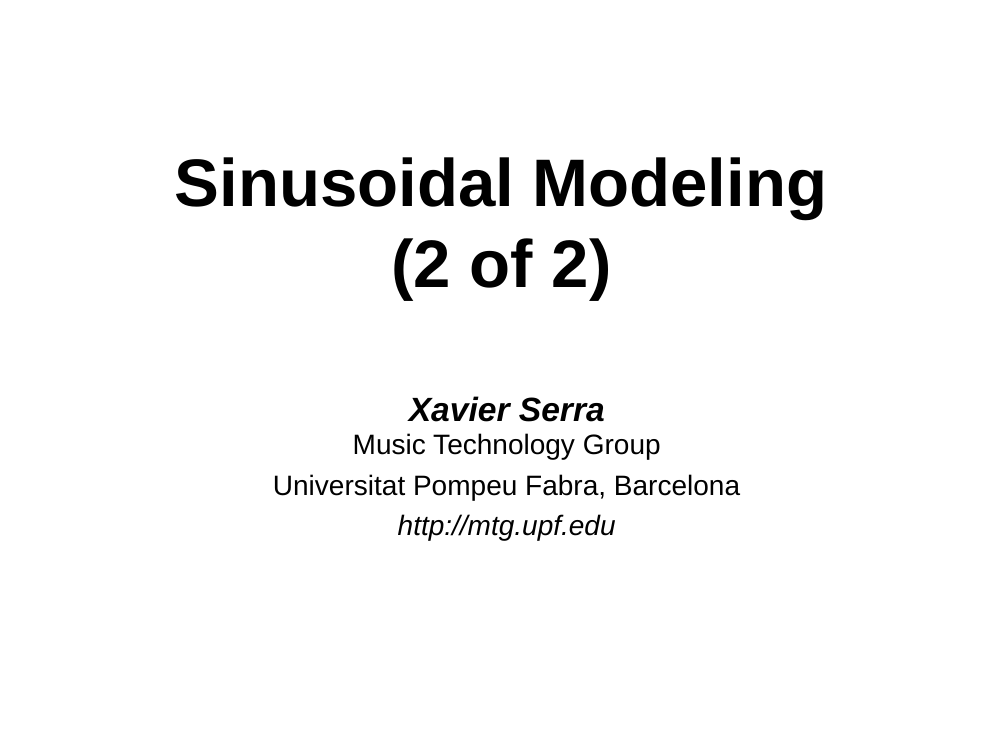
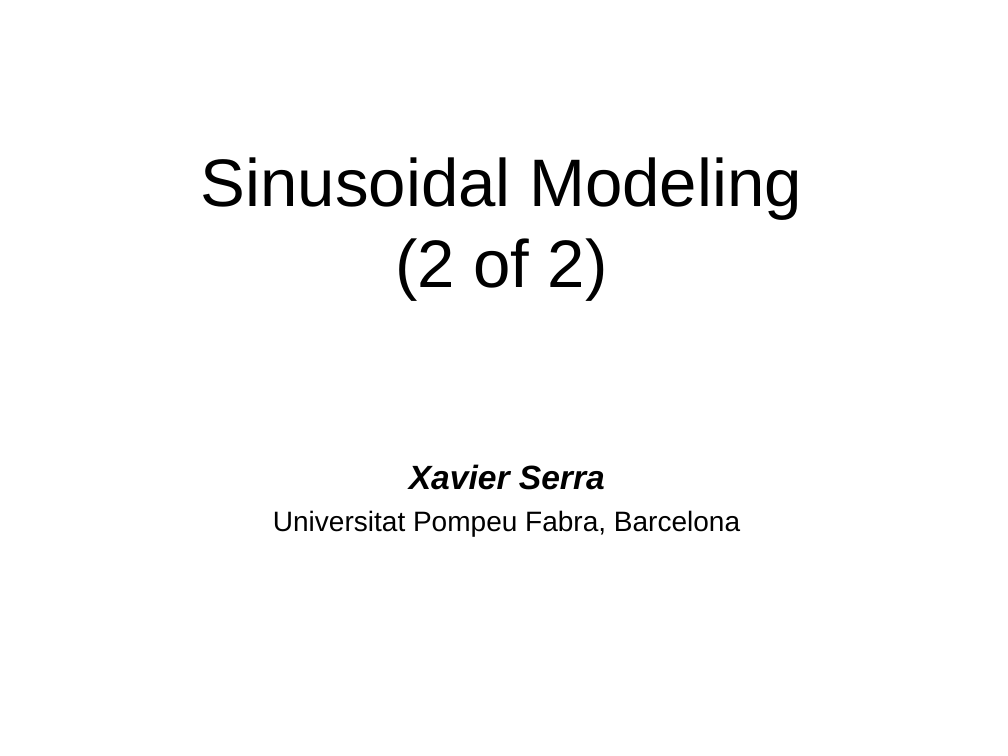
Before and after one commit to MTG/sms-tools, a slide deck: slide 1 of lectures/5-Sinusoidal-model/Sinusoidal-Model-2.odp. Drawn at 1008x756 pixels with LibreOffice and Linux fonts; fonts in the diff are those of the drawing. Boxes give left, top, right and bottom in pixels: in the first picture for what was removed or moved away, otherwise in the second. Text is boxed around its words. In the diff, an @@ line names an element or a change of style, - is before the commit and + after.

```diff
--- a/lectures/5-Sinusoidal-model/Sinusoidal-Model-2.odp
+++ b/lectures/5-Sinusoidal-model/Sinusoidal-Model-2.odp
@@ title "Sinusoidal Modeling (2 of 2)" at bbox=[201, 157, 802, 299]: bold off @@
@@ text "Xavier Serra": place and size @@
-text "Xavier Serra" at bbox=[273, 396, 740, 540]
+text "Xavier Serra" at bbox=[273, 464, 740, 536]
@@ text at bbox=[409, 464, 605, 490]: text changed; size 20 to 24 pt; bold on; italic on @@
-Xavier Serra
-Music Technology Group
+Xavier Serra
@@ text at bbox=[398, 514, 616, 540]: paragraph removed @@
-http://mtg.upf.edu
```
Also in this commit, not shown: 5 other slides changed, 1 slide added, 3 slides removed, 27 other files.
